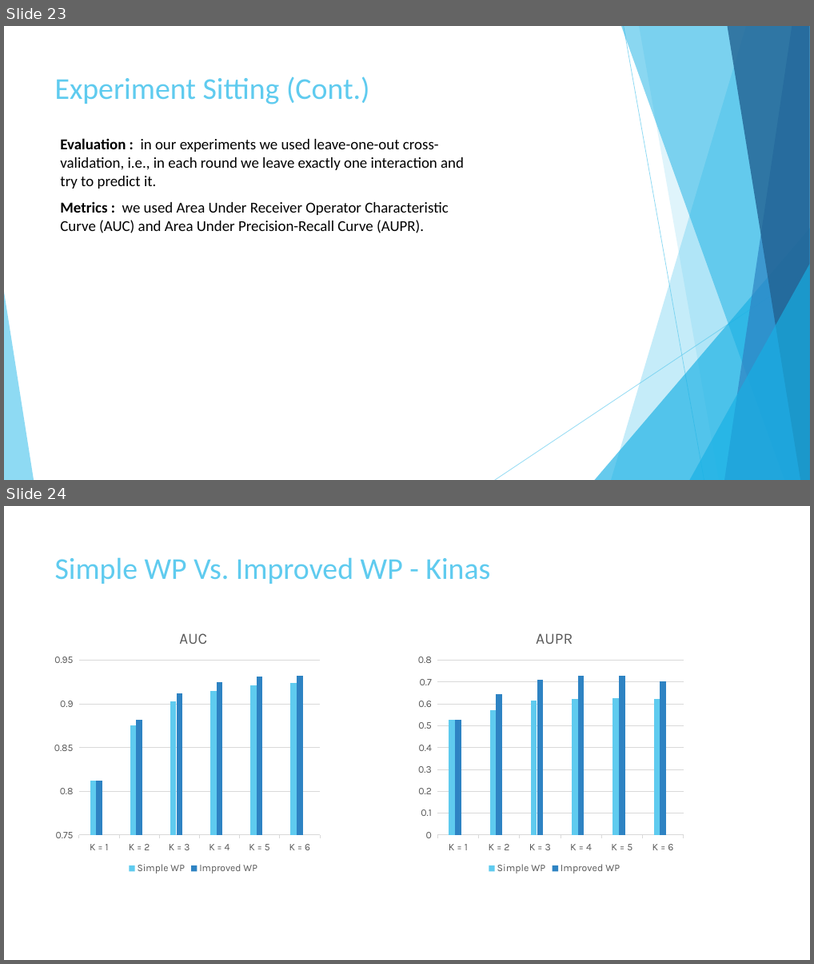
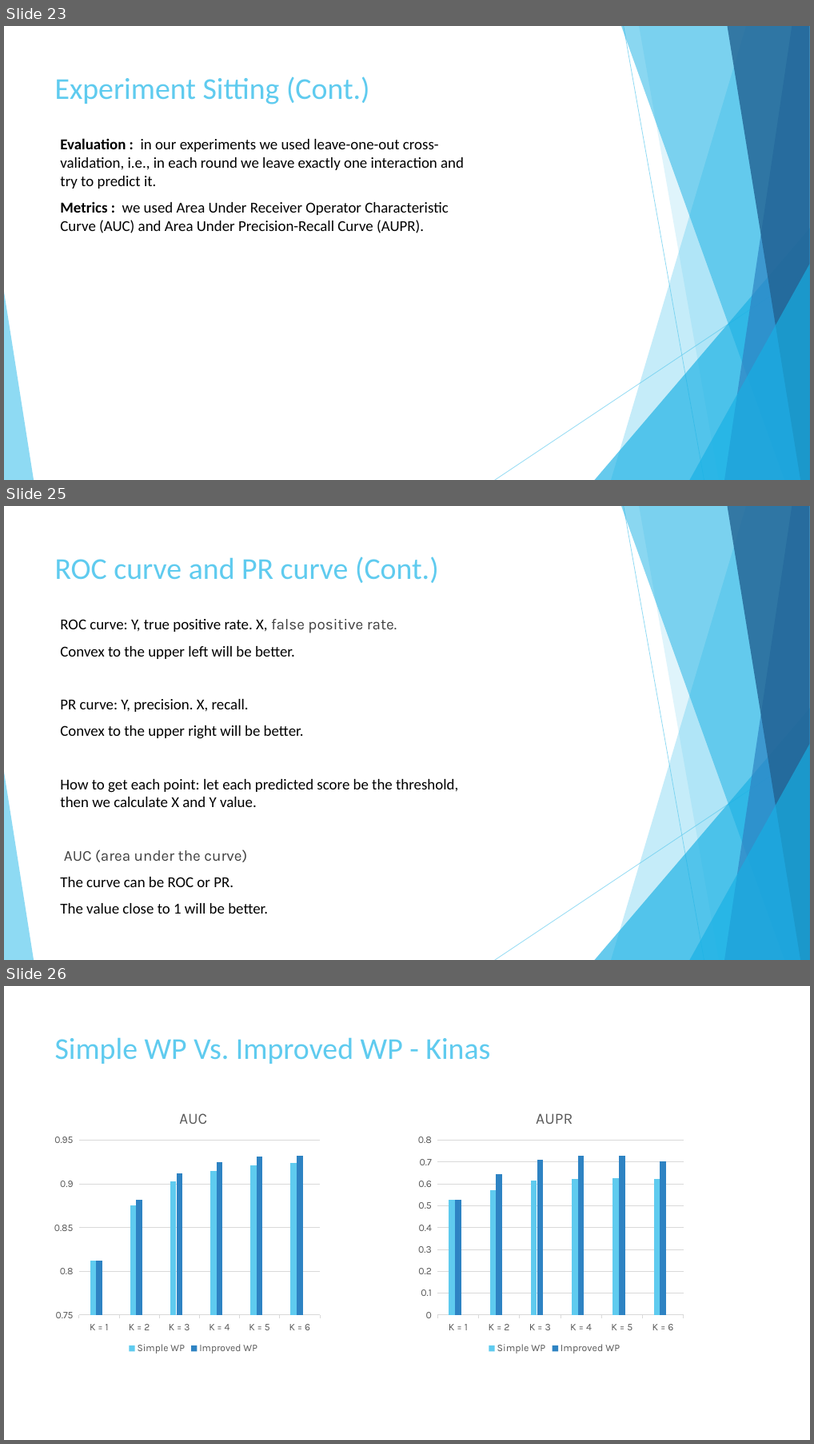
Before and after one commit to AbdullahAlZoabi/Drug-Target-Interaction-Prediction, a slide deck: Drug-Target Interaction Prediction.pptx. Shown one above the other, each under a label of ours: slides 23 and 24 before the commit, slides 23, 25 and 26 after it; the slides between them are not shown. The pictures are 814x964 and 814x1444 pixels, drawn with LibreOffice and Linux fonts; fonts in the diff are those of the drawing. Boxes give left, top, right and bottom in pixels: in the first picture for what was removed or moved away, otherwise in the second. Text is boxed around its words. In the diff, an @@ line names an element or a change of style, - is before the commit and + after.

Commit message:
Presentation ROC PR AUC

```diff
--- a/Drug-Target Interaction Prediction.pptx
+++ b/Drug-Target Interaction Prediction.pptx
@@ slide 25 added at [4, 506, 810, 960], background #FFFFFF; not listed: 10 template elements that a slide beside it also shows @@
@@ title added at [55, 556, 439, 583], 36 pt, text #5FCBEF @@
+ROC curve and PR curve (Cont.)
@@ text added at [60, 619, 458, 913], 18 pt, text #000000 @@
+ROC curve: Y, true positive rate. X, false positive rate.
+Convex to the upper left will be better.
+PR curve: Y, precision. X, recall.
+Convex to the upper right will be better.
+How to get each point: let each predicted score be the threshold, then we calculate X and Y value.
+AUC (area under the curve)
+The curve can be ROC or PR.
+The value close to 1 will be better.
@@ what was slide 24 is now slide 26 @@
```
Also in this commit, not shown: 1 other slide added.
